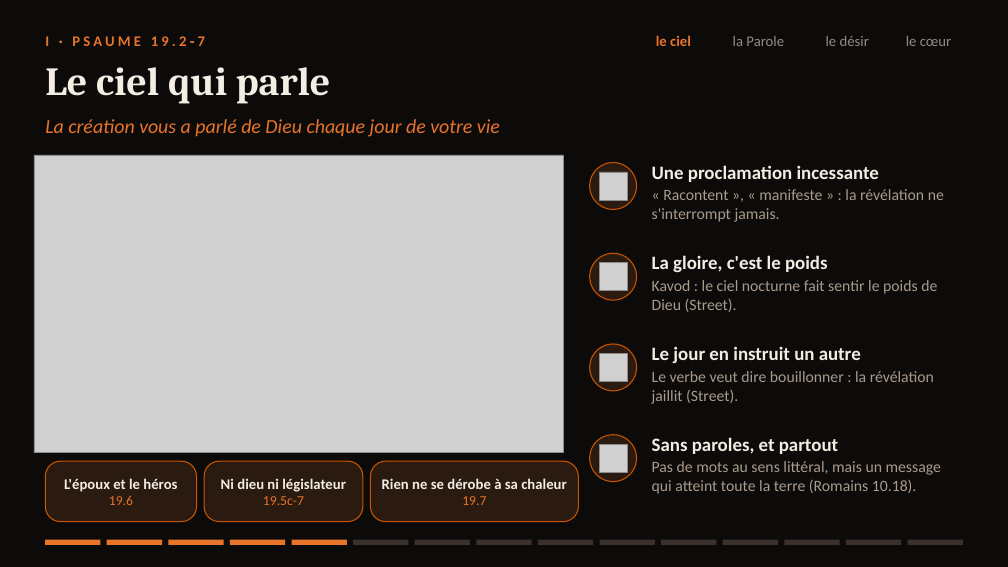
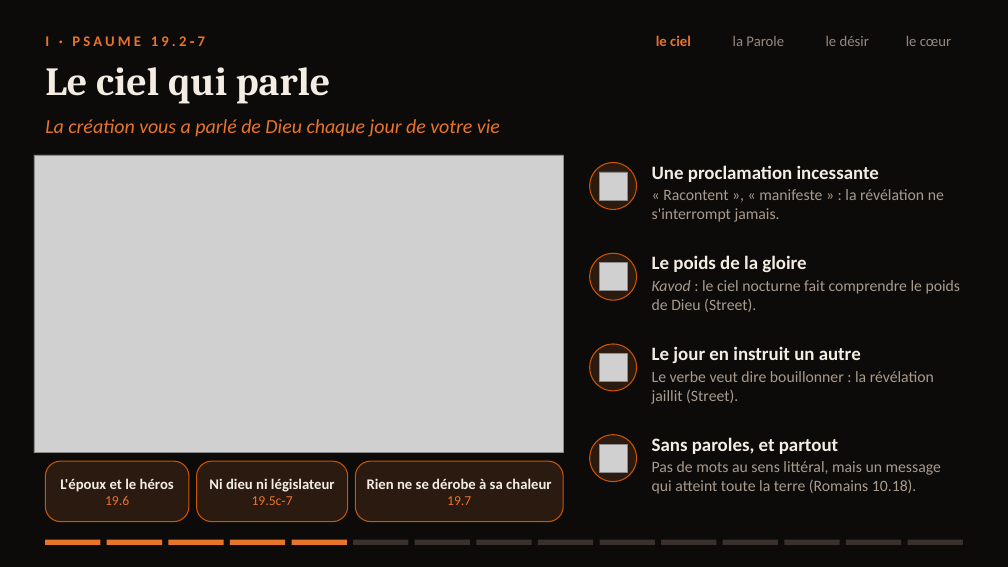
Before and after one commit to agbruneau/Prospection, a slide deck: slide 5 of Presentation-Psaume-19.pptx. Drawn at 1008x567 pixels with LibreOffice and Linux fonts; fonts in the diff are those of the drawing; grey boxes stand for pictures. Boxes give left, top, right and bottom in pixels: in the first picture for what was removed or moved away, otherwise in the second. Text is boxed around its words. In the diff, an @@ line names an element or a change of style, - is before the commit and + after.

```diff
--- a/Presentation-Psaume-19.pptx
+++ b/Presentation-Psaume-19.pptx
@@ text at <box>652,255,961,312</box>: text changed @@
-La gloire, c'est le poids
-Kavod : le ciel nocturne fait sentir le poids de Dieu (Street).
+Le poids de la gloire
+Kavod : le ciel nocturne fait comprendre le poids de Dieu (Street).
@@ rounded rectangle: place and size @@
-rounded rectangle at <box>45,461,197,522</box>
+rounded rectangle at <box>45,461,189,522</box>
@@ text "L'époux et le héros": place and size @@
-text "L'époux et le héros" at <box>64,478,177,505</box>
+text "L'époux et le héros" at <box>60,478,174,505</box>
@@ rounded rectangle: place and size @@
-rounded rectangle at <box>204,461,363,522</box>
+rounded rectangle at <box>197,461,348,522</box>
@@ text "Ni dieu ni législateur": place and size @@
-text "Ni dieu ni législateur" at <box>221,478,346,505</box>
+text "Ni dieu ni législateur" at <box>209,478,335,505</box>
@@ rounded rectangle: place and size @@
-rounded rectangle at <box>371,461,578,522</box>
+rounded rectangle at <box>355,461,563,522</box>
@@ text "Rien ne se dérobe à ...": place and size @@
-text "Rien ne se dérobe à ..." at <box>382,478,566,505</box>
+text "Rien ne se dérobe à ..." at <box>367,478,551,505</box>
@@ text at <box>252,496,293,505</box>: text changed @@
-19.5c-7
+19.5c‑7
```
Also in this commit, not shown: 14 other slides changed, 8 other files.
